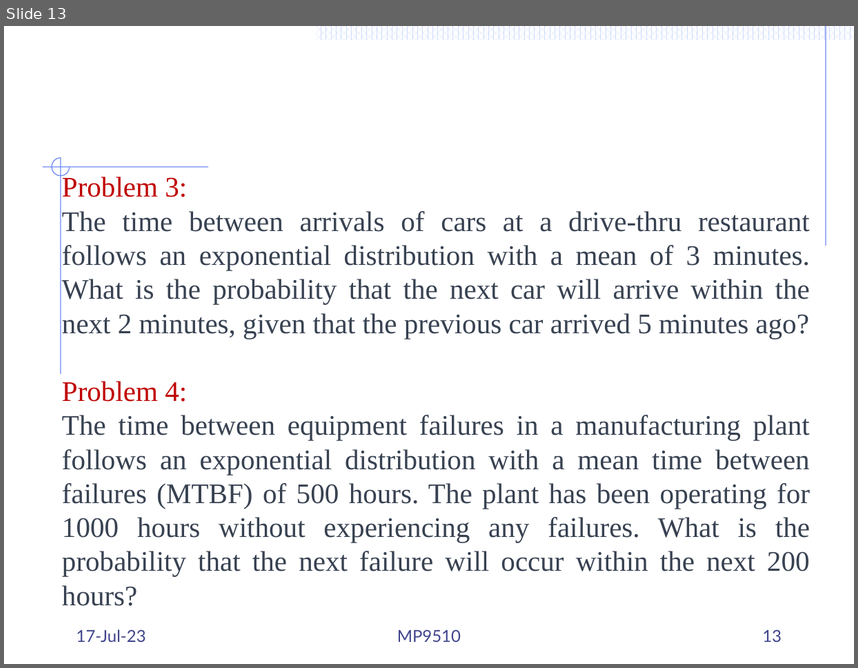
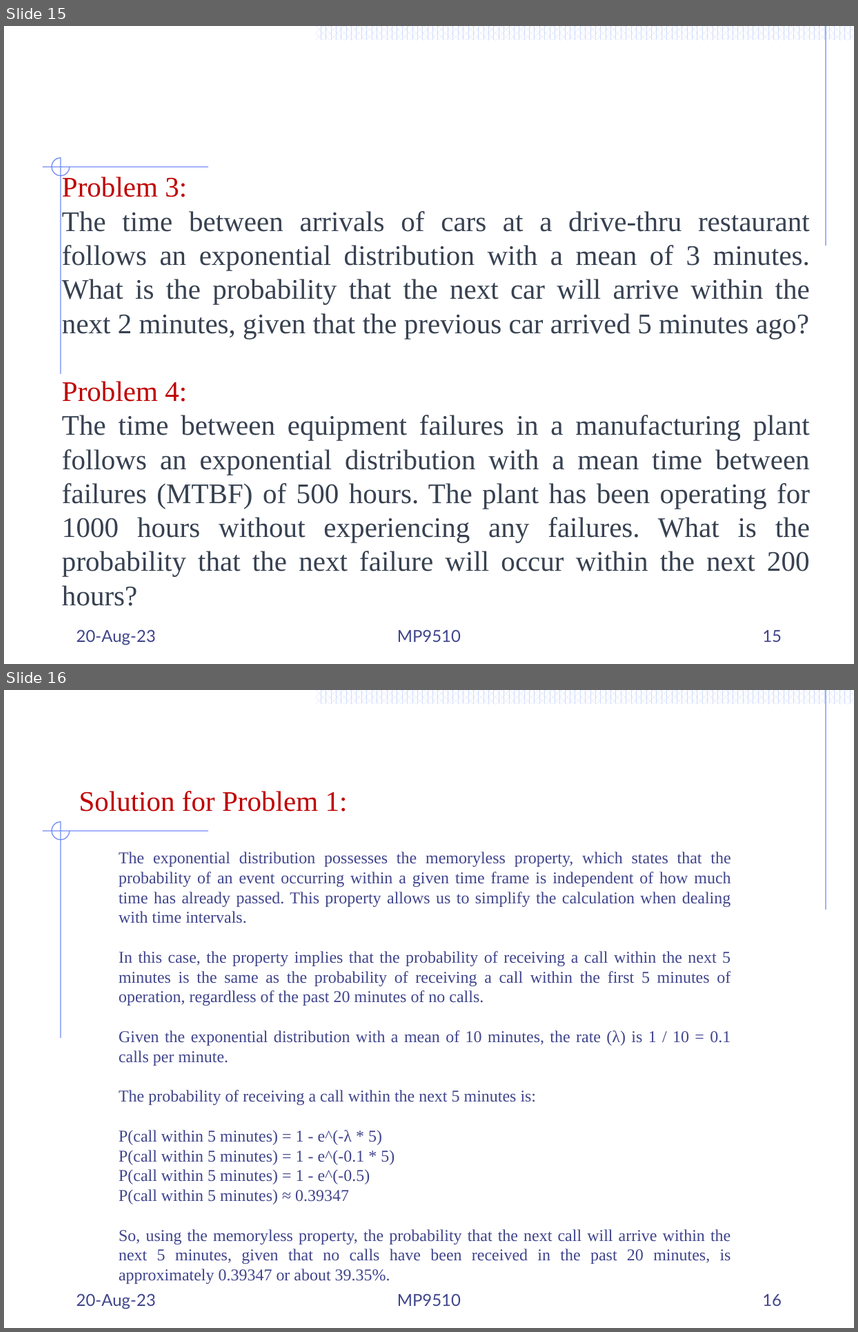
Before and after one commit to Mayooran1987/MC9510, a slide deck: Lect_2_Poisson process.pptx. Shown one above the other, each under a label of ours: slide 13 before the commit, slides 15 and 16 after it. The pictures are 858x668 and 858x1332 pixels, drawn with LibreOffice and Linux fonts; fonts in the diff are those of the drawing. Boxes give left, top, right and bottom in pixels: in the first picture for what was removed or moved away, otherwise in the second. Text is boxed around its words. In the diff, an @@ line names an element or a change of style, - is before the commit and + after.

```diff
--- a/Lect_2_Poisson process.pptx
+++ b/Lect_2_Poisson process.pptx
@@ slide 16 added at (4,690,854,1328), background #FFFFFF; not listed: 56 template elements that a slide beside it also shows @@
@@ text added at (79,791,348,811), 24 pt, text #C00000 @@
+Solution for Problem 1:
@@ text added at (119,851,731,1283), 14 pt, text #40458C @@
+The exponential distribution possesses the memoryless property, which states that the probability of an event occurring within a given time frame is independent of how much time has already passed. This property allows us to simplify the calculation when dealing with time intervals.
+In this case, the property implies that the probability of receiving a call within the next 5 minutes is the same as the probability of receiving a call within the first 5 minutes of operation, regardless of the past 20 minutes of no calls.
+Given the exponential distribution with a mean of 10 minutes, the rate (λ) is 1 / 10 = 0.1 calls per minute.
+The probability of receiving a call within the next 5 minutes is:
+P(call within 5 minutes) = 1 - e^(-λ * 5)
+P(call within 5 minutes) = 1 - e^(-0.1 * 5)
+P(call within 5 minutes) = 1 - e^(-0.5)
+P(call within 5 minutes) ≈ 0.39347
+So, using the memoryless property, the probability that the next call will arrive within the next 5 minutes, given that no calls have been received in the past 20 minutes, is approximately 0.39347 or about 39.35%.
@@ text added at (76,1293,156,1309), 14 pt, text #40458C @@
+20-Aug-23
@@ text added at (397,1293,461,1305), 14 pt, text #40458C @@
+MP9510
@@ page number added at (762,1294,782,1305), 14 pt, text #40458C @@
+16
@@ what was slide 13 is now slide 15 @@
@@ slide 15 changed as well @@
@@ text at (76,629,156,645): text changed @@
-17-Jul-23
+20-Aug-23
@@ page number at (762,630,782,641): text changed @@
-13
+15
```
Also in this commit, not shown: 14 other slides changed, 3 other slides added, 1 slide removed, 1 other file.
